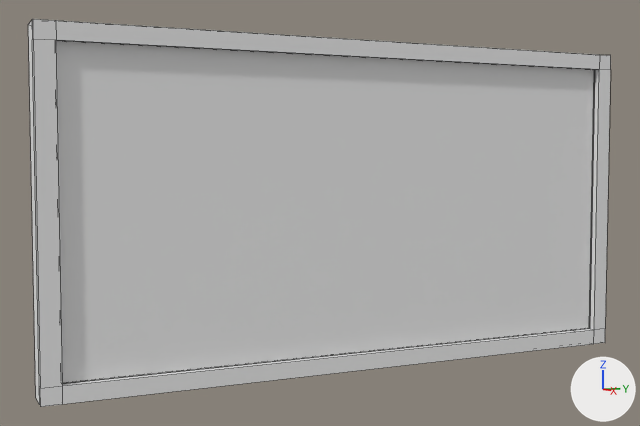
Two versions of the Blender file Assets/Objects/tv(screen).blend, one commit apart.
The view is the same before and after, from a 50 mm lens placed at (8.15, -7.17, 5.31), pointed at (-1.2, -2.82, 4.66). The lights are fixed; the arrows at lower right show +X, +Y and +Z. Mesh edges are drawn as thin lines.
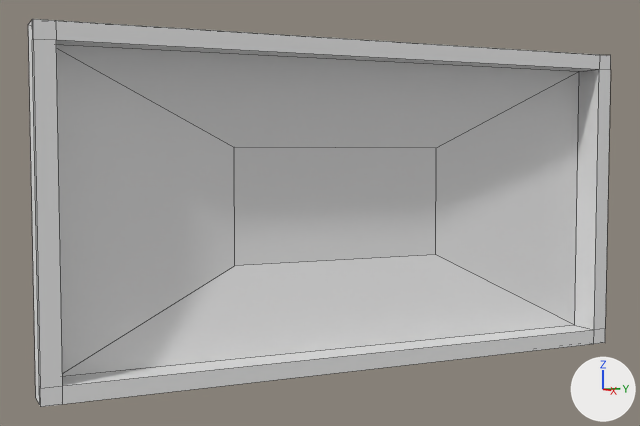
Patch to the scene script:
```diff
--- a/Assets/Objects/tv(screen).blend.py
+++ b/Assets/Objects/tv(screen).blend.py
@@ me_cube @@
 me_cube.from_pydata(...)  # 44 vertices, 37 faces; spans x -1.49..-0.64, y -6.05..1.0, z -1.0..2.7
 # used by ob_cube; location = (0.0, 0.0, 3.909)
 # verts and faces of me_cube; kept vertices keep their numbers, new ones are numbered from 44
 # before: 16 (-0.71, 0.82, -0.82) at pixel (590, 328), 17 (-0.71, -5.84, -0.82), 18 (-0.71, 0.82, 2.51) at pixel (595, 69), 19 (-0.71, -5.84, 2.51) at pixel (55, 40)
+# me_cube part 1
+for i in [*range(16, 20)]: verts[i] += (-0.3, 0.0, 0.0)
+verts[44] = (-1.28, -1.19, 0.18)  # pixel (435, 254)
+verts[45] = (-1.28, -3.84, 0.18)  # pixel (234, 265)
+verts[46] = (-1.28, -1.19, 1.51)  # pixel (436, 148)
+verts[47] = (-1.28, -3.84, 1.51)  # pixel (234, 147)
+faces += [(18, 19, 47, 46), (44, 46, 47, 45), (16, 18, 46, 44), (16, 44, 45, 17), (17, 45, 47, 19)]
 me_cube.materials.append(mat_material)
@@ ob_cube_001 @@
 ob_cube_001.location = (-0.014, 0.0, 3.909)
+ob_cube_001.hide_viewport = True
```

Where the change shows, as pixel boxes [x1, y1, x2, y2] in the pictures (640 x 426 px):
'Cube.001', hidden: before [56, 41, 594, 383]
part 1 of me_cube, built on: [56, 40, 599, 386] in both
